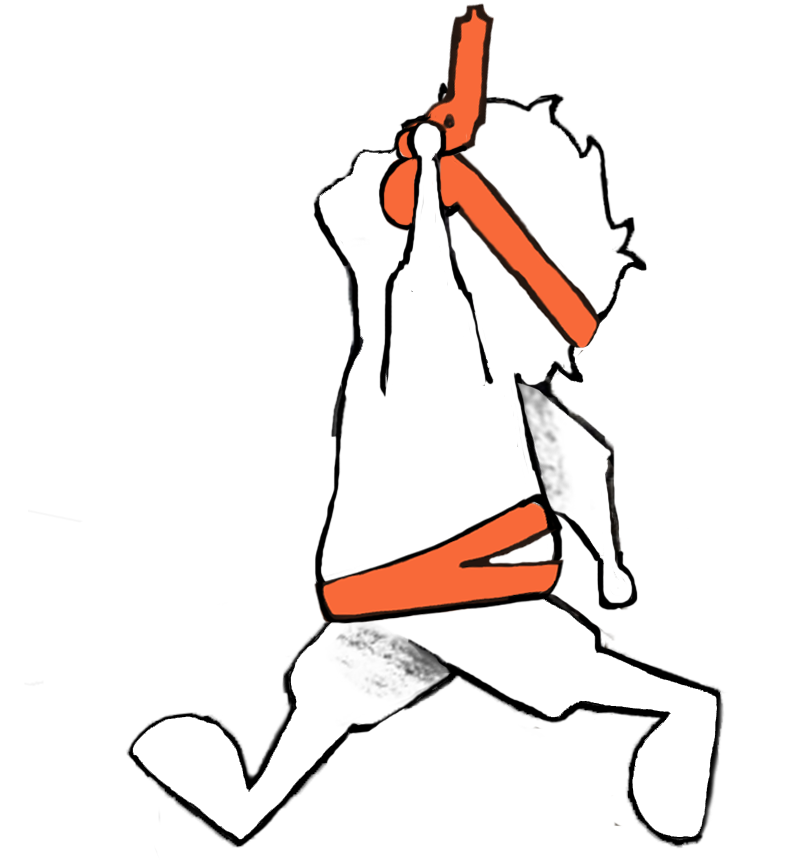
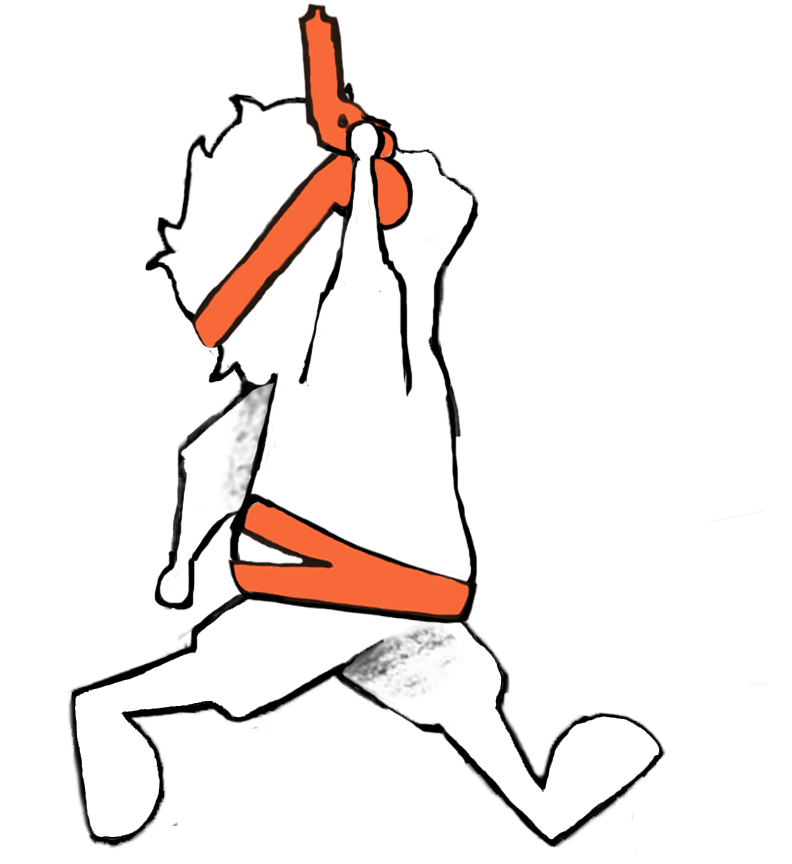
Before/after of a (792, 864) layered artwork. What changed in the layer stack:
painted on "Layer 12" over [149,92,643,373]
painted on "Layer 11" over [297,3,495,246]
painted on "Layer 10" over [227,205,565,625]
painted on "Layer 9" over [159,107,633,604]
painted on "Layer 8" over [24,82,768,857]
